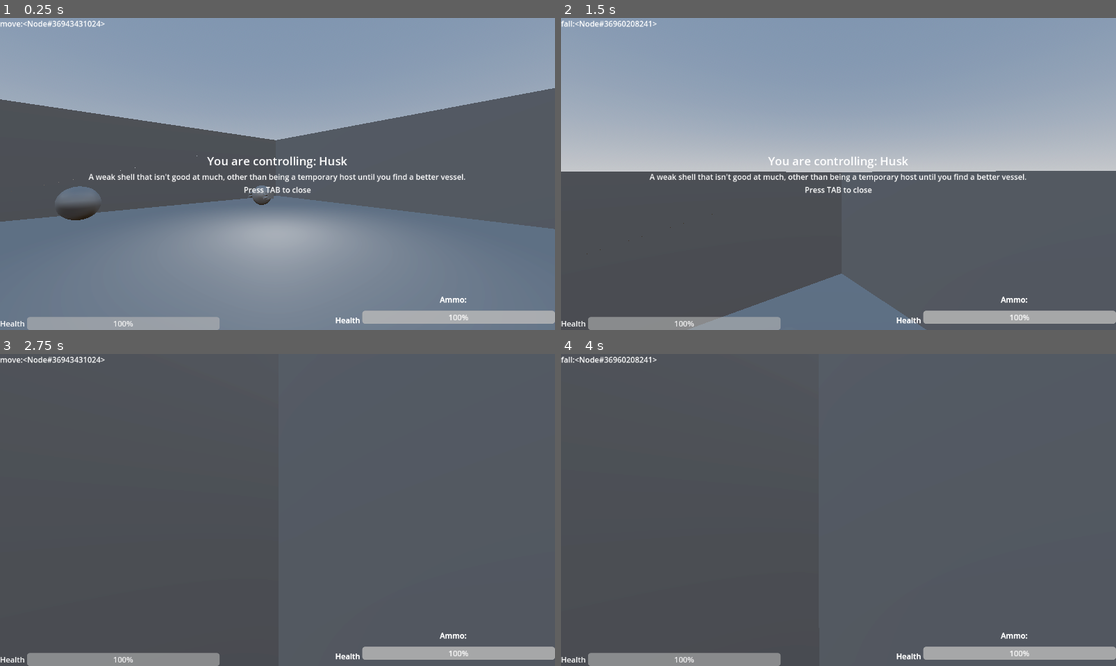
Above: before the commit, frames 1-4 (two rows, left to right).
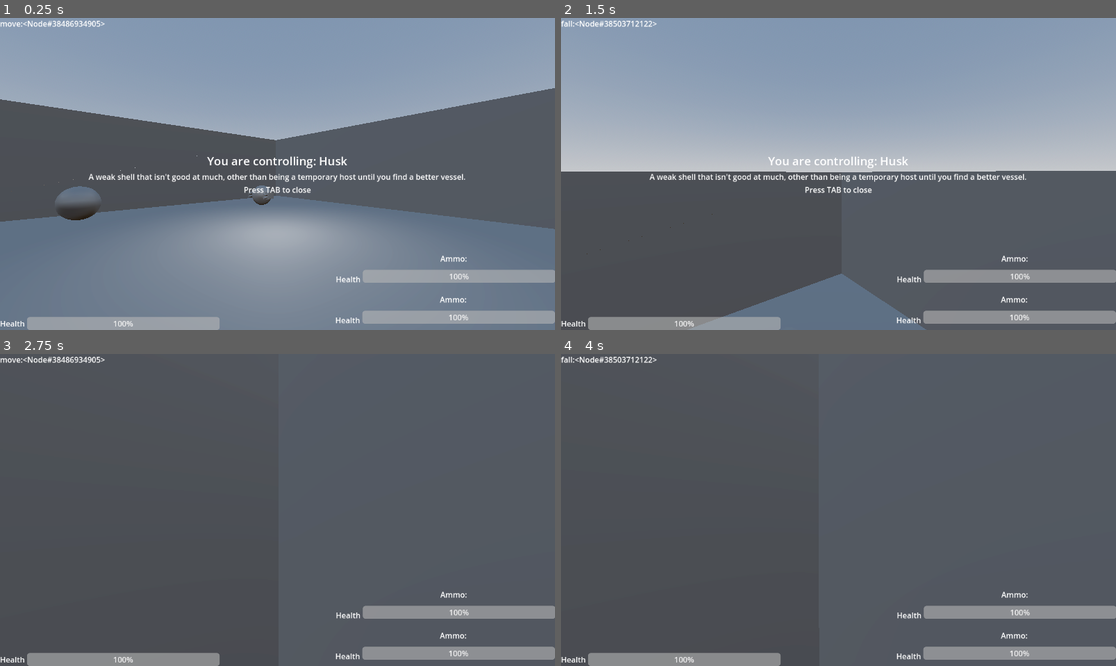
Above: after the commit, the same moments.

Repository: city-high-rider/soulswap
Game: Godot game, scene res://test_level.tscn
Same seed, same stepped clock (60 frames per second), same inputs: the game is played once before the commit and once after it.
Inputs (mouse positions are in pixels of both pictures, inside the frame that each line leads up to):
- Up to frame 1 (0.25 s): no input
- Up to frame 2 (1.5 s): move the mouse to (866, 174) at 0.52 s; press the mouse at (866, 174) at 0.53 s; hold W (forward) from 0.53 s (still down); tap Space (jump) at 0.77 s; move the mouse to (810, 174) at 1.27 s; release the mouse at (810, 174) at 1.28 s; tap F (possess) at 1.35 s
- Up to frame 3 (2.75 s): keep holding W (forward); tap Space (jump) at 1.52 s; click (249, 510) at 1.55 s; move the mouse to (288, 503) at 2.02 s; press the mouse at (288, 503) at 2.03 s; tap Tab (toggle_info) at 2.1 s
- Up to frame 4 (4 s): keep holding W (forward); tap Enter at 2.75 s; move the mouse to (832, 516) at 2.77 s; release the mouse at (832, 516) at 2.78 s; click (832, 516) at 2.85 s; tap Space (jump) at 3.02, 3.77 s; move the mouse to (877, 513) at 3.52 s; press the mouse at (877, 513) at 3.53 s

The runs differ from the first frame. In frame 1, 1.7% of the frame differs, in the area x 10-100%, y 0-98%; in frame 2, 2.8%; in frame 3, 3.1%; in frame 4, 3.1%, in the area x 8-100%, y 0-98%.
Error before the commit: Trying to assign value of type 'Label' to a variable of type 'Label3D'. (res://components/body_parts/machine_gun.gd:14)

Commit message:
fix some typos

Diff:
--- a/components/body_parts/machine_gun.gd
+++ b/components/body_parts/machine_gun.gd
@@ -11,7 +11,7 @@
 @onready var barrel_point : Marker3D = $BarrelPoint
 
 # Where should we show the player the current ammo?
-@onready var ammo_counter : Label3D = $UI/AmmoCount
+@onready var ammo_counter : Label = $UI/AmmoCount
 
 # Since this is functionally like a laser gun, instead of measuring how many
 # bullets we have left, we mesure how much longer we can fire the gun.
--- a/components/states/ai_states/roller_strafe.gd
+++ b/components/states/ai_states/roller_strafe.gd
@@ -23,6 +23,8 @@
 	target = PlayerInfo.current_player_shell
 
 func handle_physics(delta: float) -> void:
+	if !is_instance_valid(target):
+		target = PlayerInfo.current_player_shell
 	time_until_change_direction -= delta
 	if time_until_change_direction <= 0:
 		time_until_change_direction = change_direction_time
--- a/ghosts/ghost.gd
+++ b/ghosts/ghost.gd
@@ -20,3 +20,6 @@
 # Which direction are we moving the mouse in? This can be (and is, in the player controller) multiplied
 # by some sensitivity.
 var mouse_direction : Vector2 = Vector2.ZERO
+
+# Are we holding down the primary action? Usually this is firing bound to mouse one.
+var primary_depressed : bool = false
--- a/ghosts/player_ghost.gd
+++ b/ghosts/player_ghost.gd
@@ -19,6 +19,8 @@
 	else:
 		input_direction = Vector2.ZERO
 
+	primary_depressed = Input.is_action_pressed("primary_action")
+
 
 func _input(event: InputEvent) -> void:
 	if event is InputEventMouseMotion:
--- a/project.godot
+++ b/project.godot
@@ -56,3 +56,8 @@
 "events": [Object(InputEventKey,"resource_local_to_scene":false,"resource_name":"","device":-1,"window_id":0,"alt_press …(182 unchanged characters)…
 ]
 }
+primary_action={
+"deadzone": 0.5,
+"events": [Object(InputEventMouseButton,"resource_local_to_scene":false,"resource_name":"","device":-1,"window_id":0,"alt_pressed":false,"shift_pressed":false,"ctrl_pressed":false,"meta_pressed":false,"button_mask":1,"position":Vector2(111, 19),"global_position":Vector2(115, 62),"factor":1.0,"button_index":1,"pressed":true,"double_click":false,"script":null)
+]
+}
--- /dev/null
+++ b/shells/roller_machinegun_body.gd
@@ -0,0 +1,16 @@
+extends Shell
+
+# This is the machinegun roller's shell.
+
+# Reference to the machine guns.
+@onready var machine_gun_1 : Node3D = $Camera3D/MachineGun
+@onready var machine_gun_2 : Node3D = $Camera3D/MachineGun2
+
+func _physics_process(delta: float) -> void:
+	super(delta)
+	if ghost.primary_depressed:
+		machine_gun_1.start_shooting()
+		machine_gun_2.start_shooting()
+	else:
+		machine_gun_1.stop_shooting()
+		machine_gun_2.stop_shooting()
--- a/shells/roller_machinegun_body.tscn
+++ b/shells/roller_machinegun_body.tscn
@@ -1,9 +1,11 @@
-[gd_scene load_steps=3 format=3 uid="uid://crknobkg2vxyr"]
+[gd_scene load_steps=4 format=3 uid="uid://crknobkg2vxyr"]
 
 [ext_resource type="PackedScene" uid="uid://djmr5rbqoq33n" path="res://shells/roller_body.tscn" id="1_0ff50"]
 [ext_resource type="PackedScene" uid="uid://bdqf5sm42j8vl" path="res://components/body_parts/machine_gun.tscn" id="2_4hpnr"]
+[ext_resource type="Script" path="res://shells/roller_machinegun_body.gd" id="2_yxl5a"]
 
 [node name="CharacterBody3D" instance=ExtResource("1_0ff50")]
+script = ExtResource("2_yxl5a")
 
 [node name="MachineGun" parent="Camera3D" index="1" node_paths=PackedStringArray("hitscan_manager") instance=ExtResource("2_4hpnr")]
 transform = Transform3D(1, 0, 0, 0, 1, 0, 0, 0, 1, 0.531638, 0, 0)
@@ -13,4 +15,11 @@
 transform = Transform3D(1, 0, 0, 0, 1, 0, 0, 0, 1, -0.540012, 0, 0)
 hitscan_manager = NodePath("../HitscanManager")
 
+[node name="UI" parent="Camera3D/MachineGun2" index="5"]
+offset_left = 1.0
+offset_top = -85.0
+offset_right = 1.0
+offset_bottom = -85.0
+
 [editable path="Camera3D"]
+[editable path="Camera3D/MachineGun2"]
--- a/test_level.tscn
+++ b/test_level.tscn
@@ -110,6 +110,7 @@
 ghost = NodePath("PlayerGhost")
 
 [node name="PlayerGhost" parent="Husk" instance=ExtResource("2_6lav1")]
+mouse_sensitivity = null
 
 [node name="Roller" parent="." node_paths=PackedStringArray("ghost") instance=ExtResource("4_kohc7")]
 transform = Transform3D(0.258819, 0, -0.965926, 0, 1, 0, 0.965926, 0, 0.258819, -4.38906, 1.17479, 3.98114)
